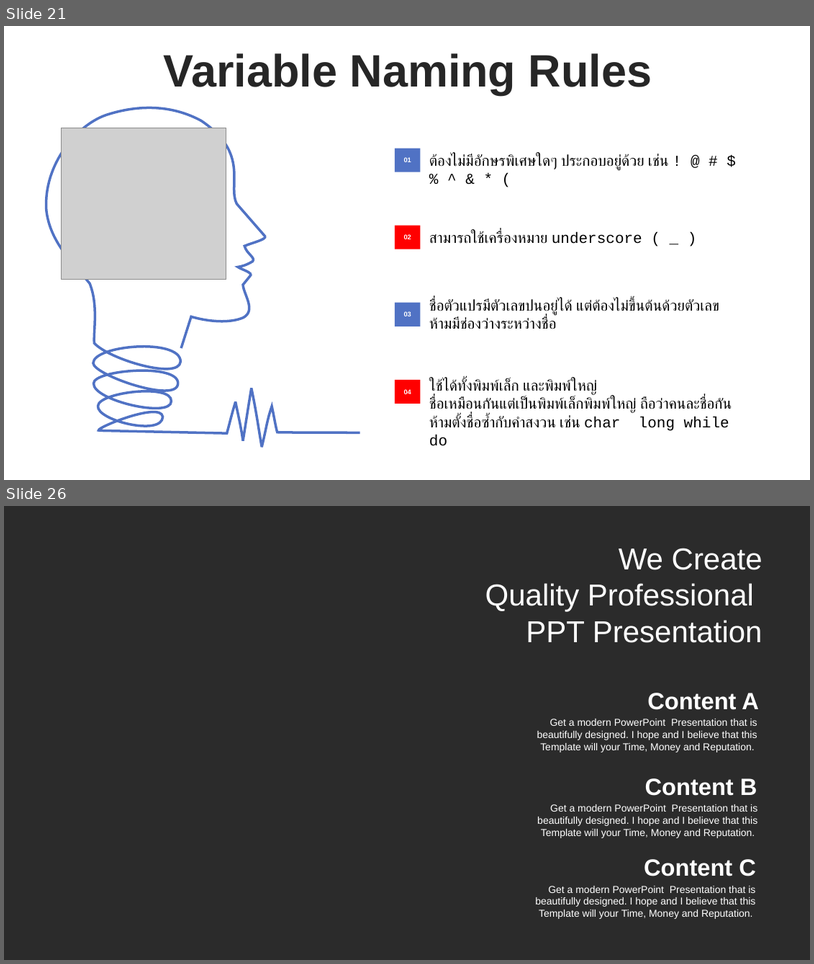
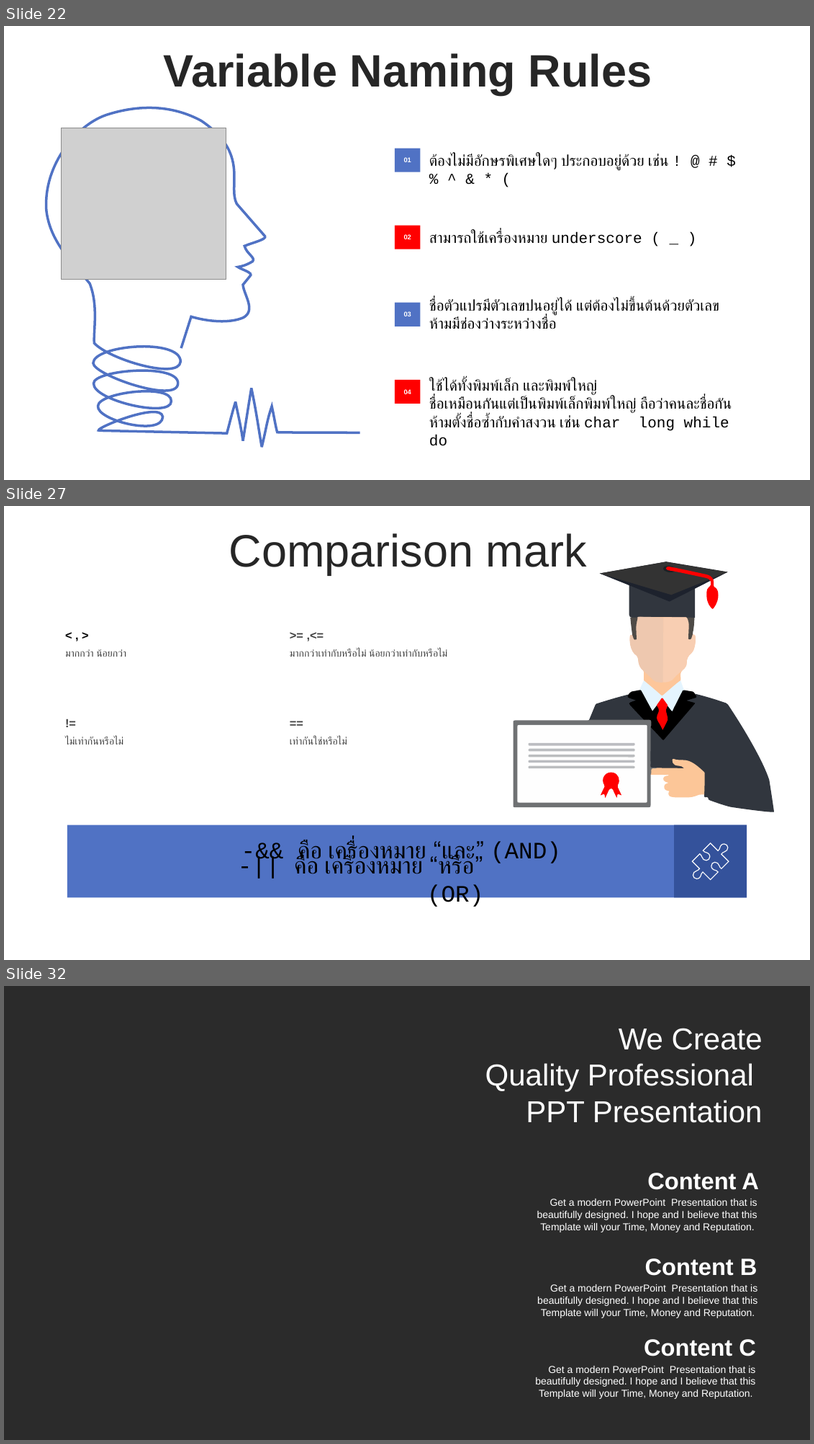
Before and after one commit to WatcharapolxFa/SolveProblemsIn-C-Language, a slide deck: LearnC/C.pptx. Shown one above the other, each under a label of ours: slides 21 and 26 before the commit, slides 22, 27 and 32 after it; the slides between them are not shown. The pictures are 814x964 and 814x1444 pixels, drawn with LibreOffice and Linux fonts; fonts in the diff are those of the drawing; grey boxes stand for pictures; background and template pictures are left out; a plain dark background stands for a picture behind light text. Boxes give left, top, right and bottom in pixels: in the first picture for what was removed or moved away, otherwise in the second. Text is boxed around its words. In the diff, an @@ line names an element or a change of style, - is before the commit and + after.

```diff
--- a/LearnC/C.pptx
+++ b/LearnC/C.pptx
@@ slide 27 added at [4, 506, 810, 960], background #FFFFFF @@
@@ text added at [229, 533, 587, 575], 54 pt, text #262626 @@
+Comparison mark
@@ text added at [59, 626, 224, 646], 14 pt, text #000000, bold @@
+< , >
@@ text added at [284, 626, 481, 646], 14 pt, text #404040, bold @@
+>= ,<=
@@ text added at [65, 649, 126, 656], 12 pt, text #404040 @@
+มากกว่า น้อยกว่า
@@ text added at [290, 649, 448, 656], 12 pt, text #404040 @@
+มากกว่าเท่ากับหรือไม่ น้อยกว่าเท่ากับหรือไม่
@@ text added at [59, 713, 224, 733], 14 pt, text #404040, bold @@
+!=
@@ text added at [284, 713, 449, 733], 14 pt, text #404040, bold @@
+==
@@ text added at [65, 736, 124, 744], 12 pt, text #404040 @@
+ไม่เท่ากันหรือไม่
@@ freeform shape added at [201, 739, 227, 762], fill #FFFFFF @@
@@ text added at [290, 736, 347, 744], 12 pt, text #404040 @@
+เท่ากันใช่หรือไม่
@@ group added at [513, 561, 774, 811]: 23 freeform shapes @@
@@ rectangle added at [67, 825, 748, 898], fill #5072C4 @@
@@ rectangle added at [675, 825, 748, 898], fill #34529B @@
@@ text added at [298, 840, 561, 865], 28 pt, text #000000 @@
+-&& คือ เครื่องหมาย “และ” (AND)
@@ freeform shape added at [685, 836, 736, 887], outline #FFFFFF 1 pt @@
@@ text added at [294, 854, 484, 908], 28 pt, text #000000 @@
+-|| คือ เครื่องหมาย “หรือ” (OR)
@@ what was slide 21 is now slide 22 @@
@@ what was slide 26 is now slide 32 @@
```
Also in this commit, not shown: 1 slide changed, 9 other slides added, 3 slides removed, 2 other files.
